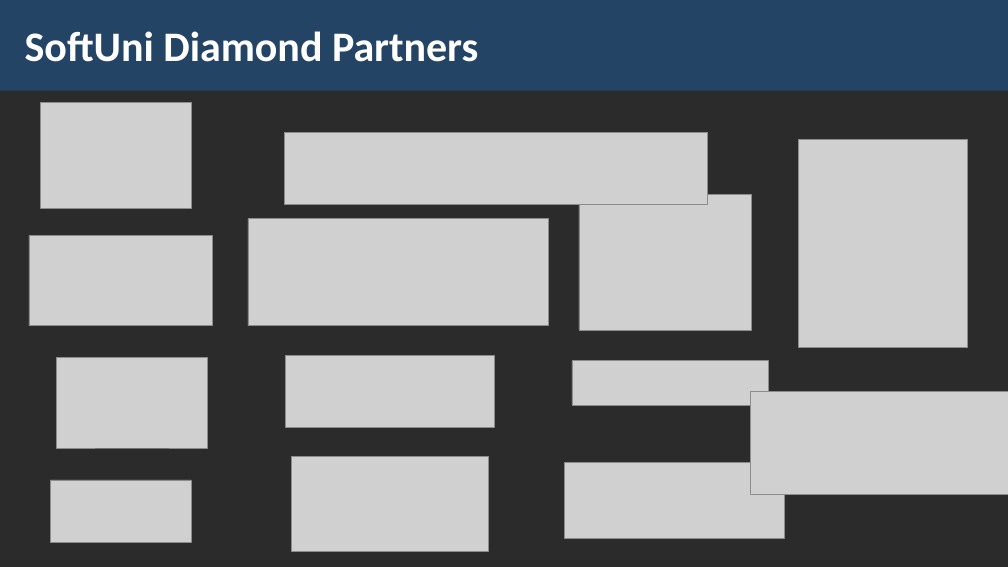
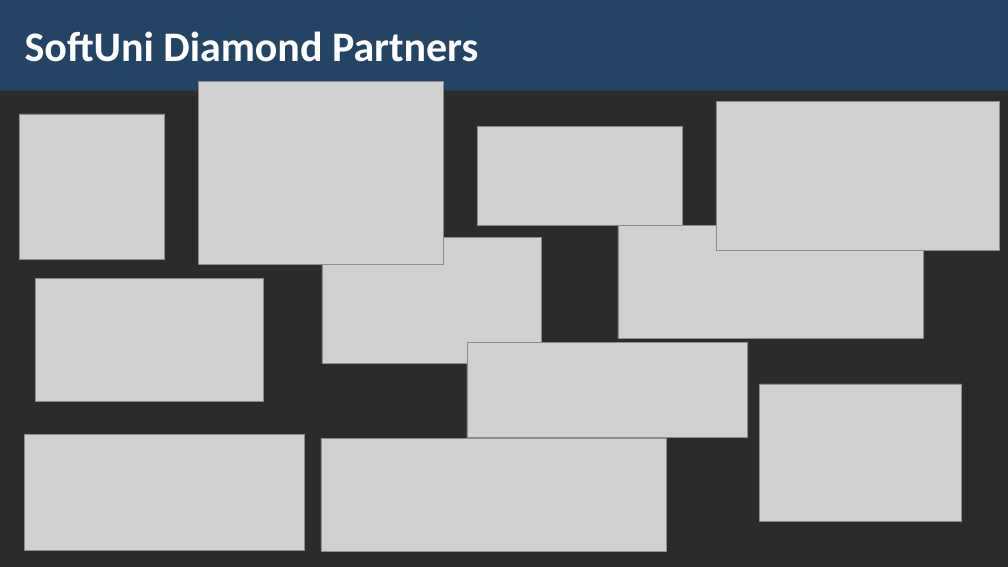
Before and after one commit to PetarPechev/Learning-Software-development, a slide deck: slide 37 of SoftUni/Java/Java Advanced/03. Sets and Maps Advanced/03. Java-Advanced-Sets-and-Maps-Advanced.pptx (slide 36 before the commit). Drawn at 1008x567 pixels with LibreOffice and Linux fonts; fonts in the diff are those of the drawing; grey boxes stand for pictures; background and template pictures are left out; a plain dark background stands for a picture behind light text. Boxes give left, top, right and bottom in pixels: in the first picture for what was removed or moved away, otherwise in the second. Text is boxed around its words. In the diff, an @@ line names an element or a change of style, - is before the commit and + after.

```diff
--- a/SoftUni/Java/Java Advanced/03. Sets and Maps Advanced/03. Java-Advanced-Sets-and-Maps-Advanced.pptx
+++ b/SoftUni/Java/Java Advanced/03. Sets and Maps Advanced/03. Java-Advanced-Sets-and-Maps-Advanced.pptx
@@ picture: place and size @@
-picture at <box>579,195,752,330</box>
+picture at <box>199,82,443,265</box>
@@ picture added at <box>20,114,165,259</box> @@
@@ picture removed at <box>41,102,191,208</box> @@
@@ picture added at <box>717,101,1000,250</box> @@
@@ picture removed at <box>285,132,709,205</box> @@
@@ picture added at <box>477,126,683,225</box> @@
@@ picture removed at <box>799,140,968,348</box> @@
@@ picture: place and size @@
-picture at <box>57,358,208,448</box>
+picture at <box>322,237,542,363</box>
@@ picture: place and size @@
-picture at <box>565,463,785,538</box>
+picture at <box>618,225,923,339</box>
@@ picture added at <box>36,278,263,402</box> @@
@@ picture removed at <box>286,355,495,427</box> @@
@@ picture added at <box>467,342,748,437</box> @@
@@ picture removed at <box>572,361,769,405</box> @@
@@ picture: place and size @@
-picture at <box>750,392,1008,495</box>
+picture at <box>760,384,963,521</box>
@@ picture: place and size @@
-picture at <box>248,219,548,326</box>
+picture at <box>24,435,304,551</box>
@@ picture: place and size @@
-picture at <box>29,236,212,326</box>
+picture at <box>321,439,666,552</box>
@@ picture removed at <box>291,457,489,551</box> @@
@@ picture removed at <box>50,480,191,543</box> @@
```
Also in this commit, not shown: 20 other slides changed, 2 other files.
